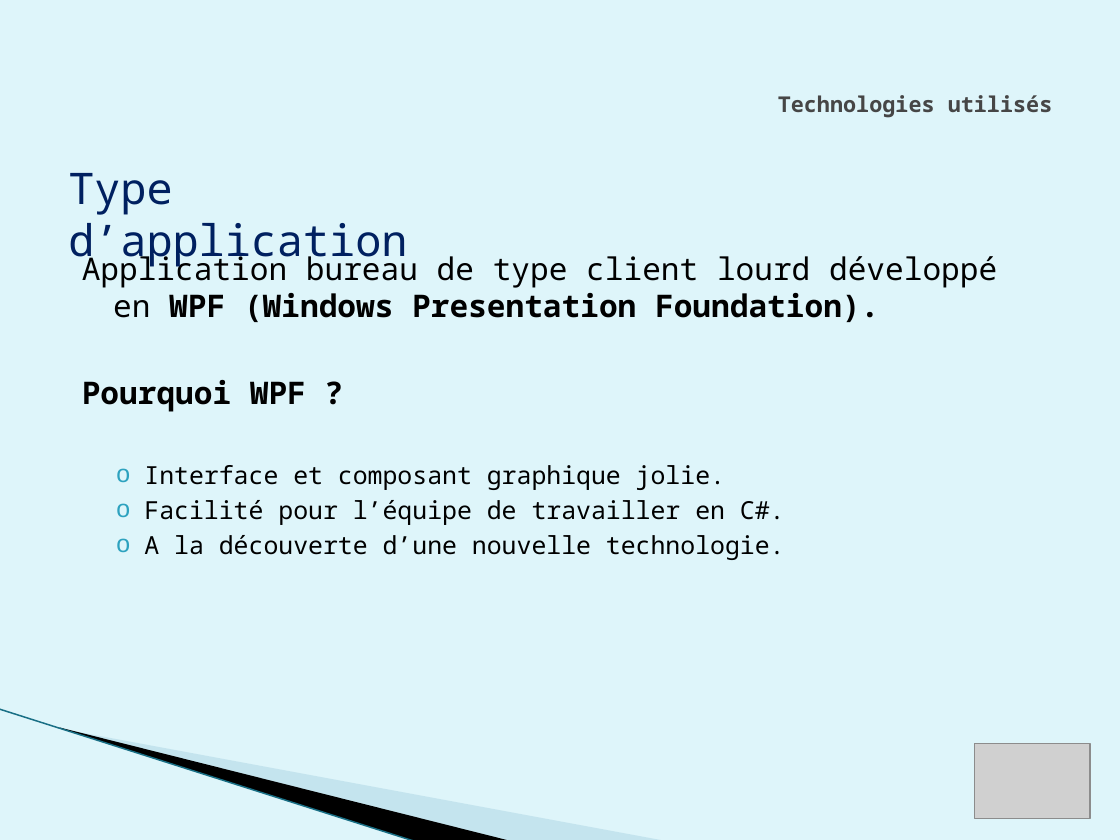
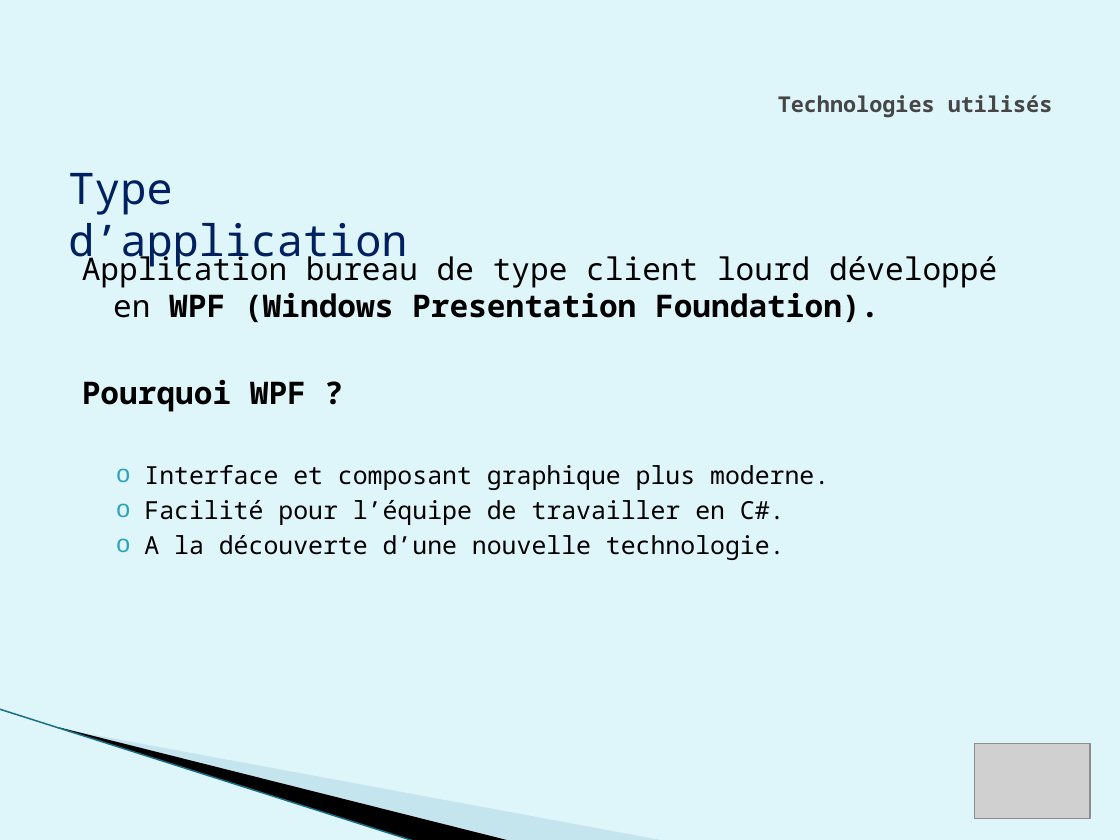
Before and after one commit to weetrax/AbsMedicalWPF, a slide deck: slide 6 of doc/Diapo.pptx. Drawn at 1120x840 pixels with LibreOffice and Linux fonts; fonts in the diff are those of the drawing; grey boxes stand for pictures; background and template pictures are left out. Boxes give left, top, right and bottom in pixels: in the first picture for what was removed or moved away, otherwise in the second. Text is boxed around its words. In the diff, an @@ line names an element or a change of style, - is before the commit and + after.

```diff
--- a/doc/Diapo.pptx
+++ b/doc/Diapo.pptx
@@ text at box(144, 465, 829, 490): text changed @@
-  o Interface et composant graphique jolie.
+  o Interface et composant graphique plus moderne.
```
Also in this commit, not shown: 6 other slides changed, 1 other file.
